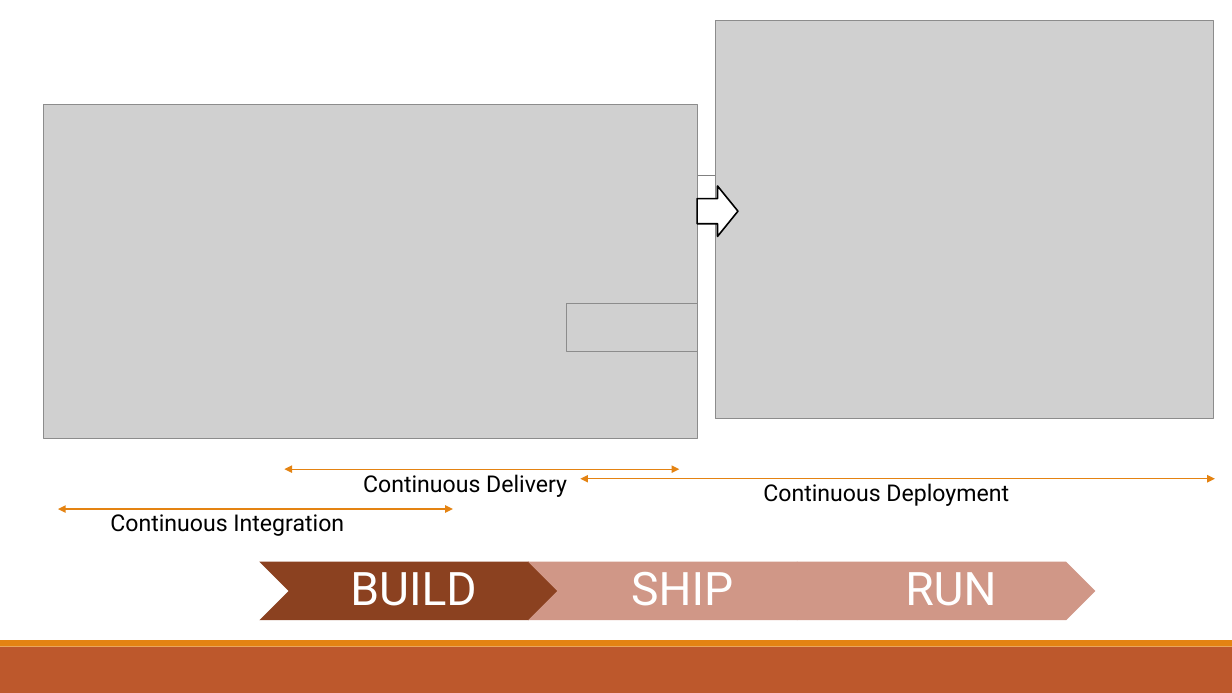
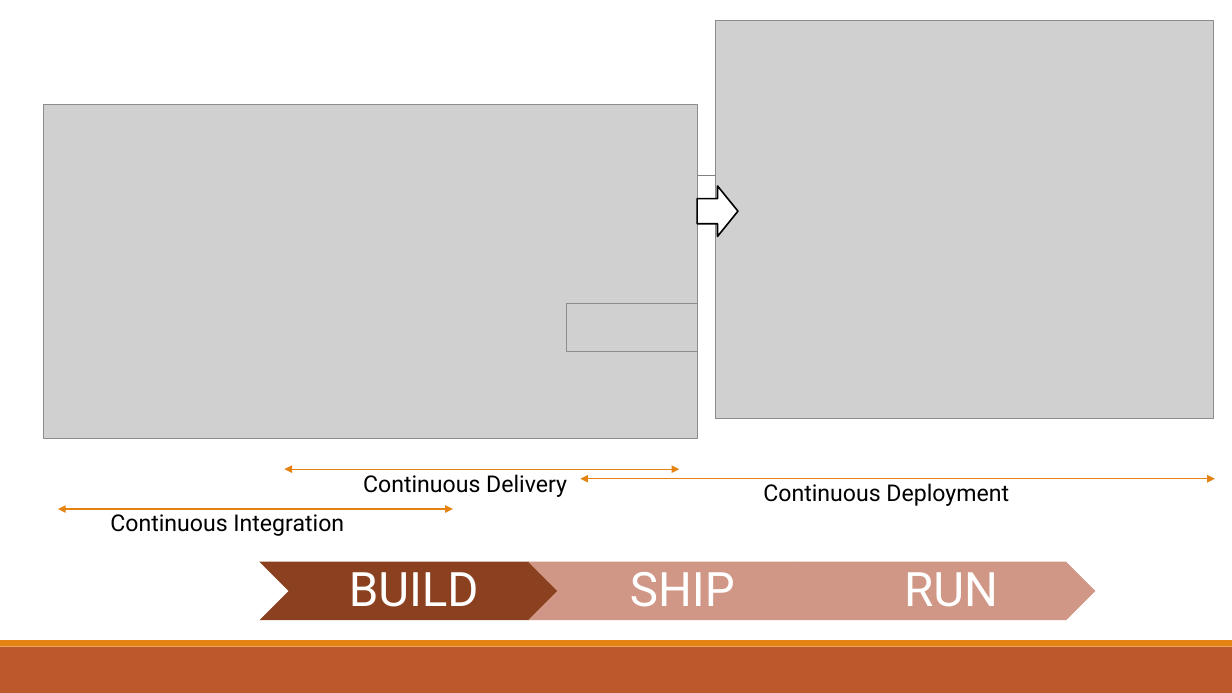
Before and after one commit to andrew0928/Meetup, a slide deck: slide 20 of 20170817.AzureCafe.Containers/slides.pptx. Drawn at 1232x693 pixels with LibreOffice and Linux fonts; fonts in the diff are those of the drawing; grey boxes stand for pictures. Boxes give left, top, right and bottom in pixels: in the first picture for what was removed or moved away, otherwise in the second. Text is boxed around its words. In the diff, an @@ line names an element or a change of style, - is before the commit and + after.

```diff
--- a/20170817.AzureCafe.Containers/slides.pptx
+++ b/20170817.AzureCafe.Containers/slides.pptx
@@ size 36 to 37 pt in 3 elements at (x1=349, y1=572, x2=479, y2=607), (x1=630, y1=572, x2=735, y2=607), (x1=904, y1=572, x2=998, y2=607) @@
```
Also in this commit, not shown: 2 other slides changed.
